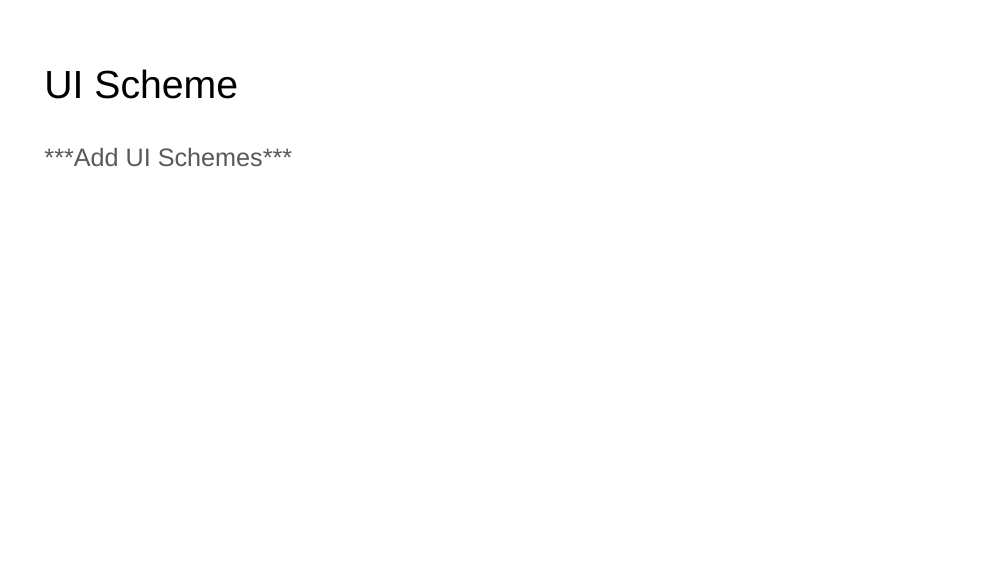
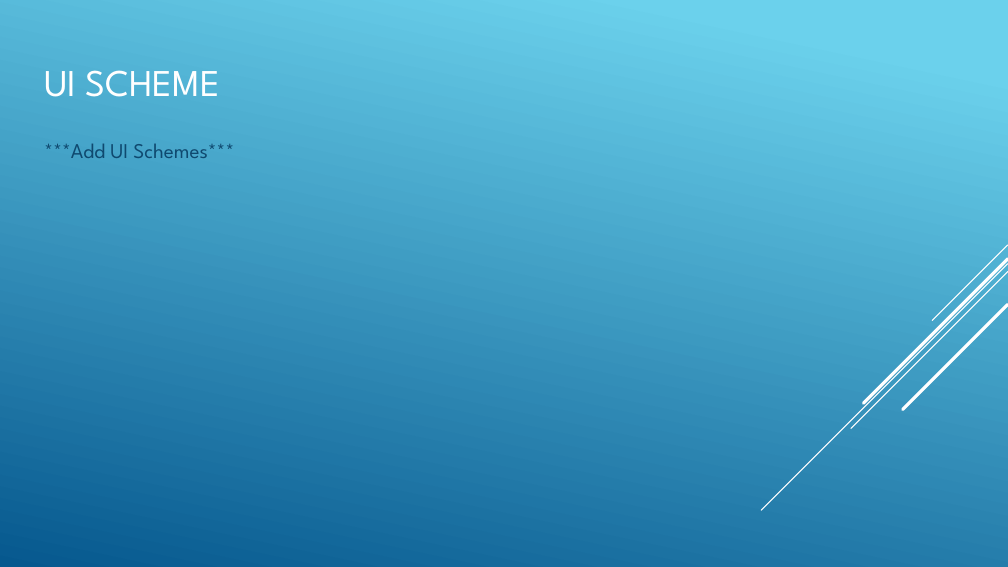
Before and after one commit to anatbal/musical_public, a slide deck: slide 8 of presentation/Paintable Harmony.pptx. Drawn at 1008x567 pixels with LibreOffice and Linux fonts; fonts in the diff are those of the drawing. Boxes give left, top, right and bottom in pixels: in the first picture for what was removed or moved away, otherwise in the second. Text is boxed around its words. In the diff, an @@ line names an element or a change of style, - is before the commit and + after.

```diff
--- a/presentation/Paintable Harmony.pptx
+++ b/presentation/Paintable Harmony.pptx
@@ background #FFFFFF to gradient #6ED2EB to #06588E @@
@@ title at [44, 70, 220, 97]: text changed; size 28 to 27 pt; font Arial to League Spartan; text colour #000000 to #FFFFFF @@
-UI Scheme
+UI SCHEME
@@ text "***Add UI Schemes***" at [44, 144, 234, 158]: size 18 to 15 pt, font Arial to League Spartan, text colour #595959 to #0F496F; line spacing 1.15 to 1 @@
@@ group added at [761, 245, 1008, 510]: 5 lines @@
```
Also in this commit, not shown: 9 other slides changed, 1 slide added.
